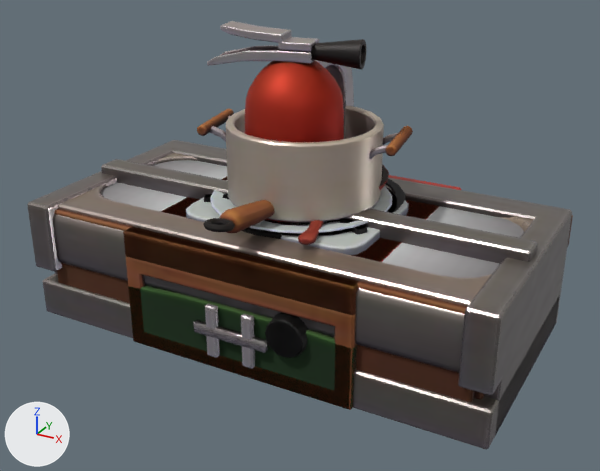
Renders of the glTF model public/models/kitchen.glb from each side of a commit.
Both versions are drawn from a 50 mm camera at (3.08, -5.55, 3.57) aimed at (0.11, -0.13, 0.86). The axes (+X, +Y, +Z) are drawn at lower left. The lights are the same throughout. The picture after the commit comes second.

Objects in the first picture: 'bin', 'board', 'counter', 'extinguisher', 'pass', 'plate-counter', 'plate-rack', 'serve-counter', 'sink', 'stove', 'stove-pan', 'stove-pot', 'table'.
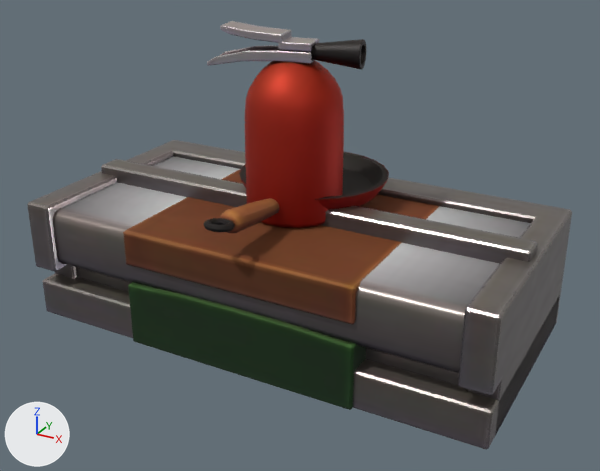
Pixel boxes [x1, y1, x2, y2] of what changed, in the pictures (600 x 471 px):
'sink', deleted
    before: [54, 60, 573, 402]
'stove-pot', deleted
    before: [161, 105, 436, 358]
'board', deleted
    before: [123, 197, 438, 315]
'serve-counter', deleted (brown)
    before: [125, 255, 357, 410]
'pan', added
    after: [203, 152, 389, 233]
'stove-pan', deleted (mostly hidden)
    before: [170, 165, 461, 259]
'plate-counter', deleted
    before: [193, 180, 439, 353]
'counter', deleted
    before: [133, 177, 437, 352]
'table', deleted (mostly hidden)
    before: [124, 176, 428, 315]
'stove', deleted (mostly hidden)
    before: [166, 178, 438, 358]
'extinguisher', unchanged, uncovered by the edit
    before: [123, 21, 437, 314]
    after: [123, 21, 439, 324]

Diff of the bpy script that builds the scene:
```diff
--- a/public/models/kitchen.glb.py
+++ b/public/models/kitchen.glb.py
@@ me_pan @@
+me_pan.from_pydata(...)  # 363 vertices, 708 faces; spans x -0.63..0.62, y -1.22..0.94, z 1.1..1.35
+me_pan.materials.append(mat_kitchen_utensils)
@@ ob_plate_counter @@
-ob_plate_counter = bpy.data.objects.new('plate-counter', me_plate_counter)
-ob_plate_counter.location = (0.0, 0.0, 0.0)
@@ ob_sink @@
-ob_sink = bpy.data.objects.new('sink', me_sink)
-ob_sink.location = (0.0, 0.0, 0.0)
@@ ob_table @@
-ob_table = bpy.data.objects.new('table', me_table)
-ob_table.location = (0.0, 0.0, 0.0)
@@ ob_serve_counter @@
-ob_serve_counter = bpy.data.objects.new('serve-counter', me_serve_counter)
-ob_serve_counter.location = (0.0, 0.0, 0.0)
@@ ob_board @@
-ob_board = bpy.data.objects.new('board', me_board)
-ob_board.location = (0.0, 0.0, 0.0)
@@ ob_counter @@
-ob_counter = bpy.data.objects.new('counter', me_counter)
-ob_counter.location = (0.0, 0.0, 0.0)
@@ ob_stove @@
-ob_stove = bpy.data.objects.new('stove', me_stove)
-ob_stove.location = (0.0, 0.0, 0.0)
@@ ob_stove_pot @@
-ob_stove_pot = bpy.data.objects.new('stove-pot', me_stove_pot)
-ob_stove_pot.location = (0.0, 0.0, 0.0)
@@ ob_stove_pan @@
-ob_stove_pan = bpy.data.objects.new('stove-pan', me_stove_pan)
-ob_stove_pan.location = (0.0, 0.0, 0.0)
@@ ob_pan @@
+ob_pan = bpy.data.objects.new('pan', me_pan)
+ob_pan.location = (0.0, 0.0, 0.0)
```
